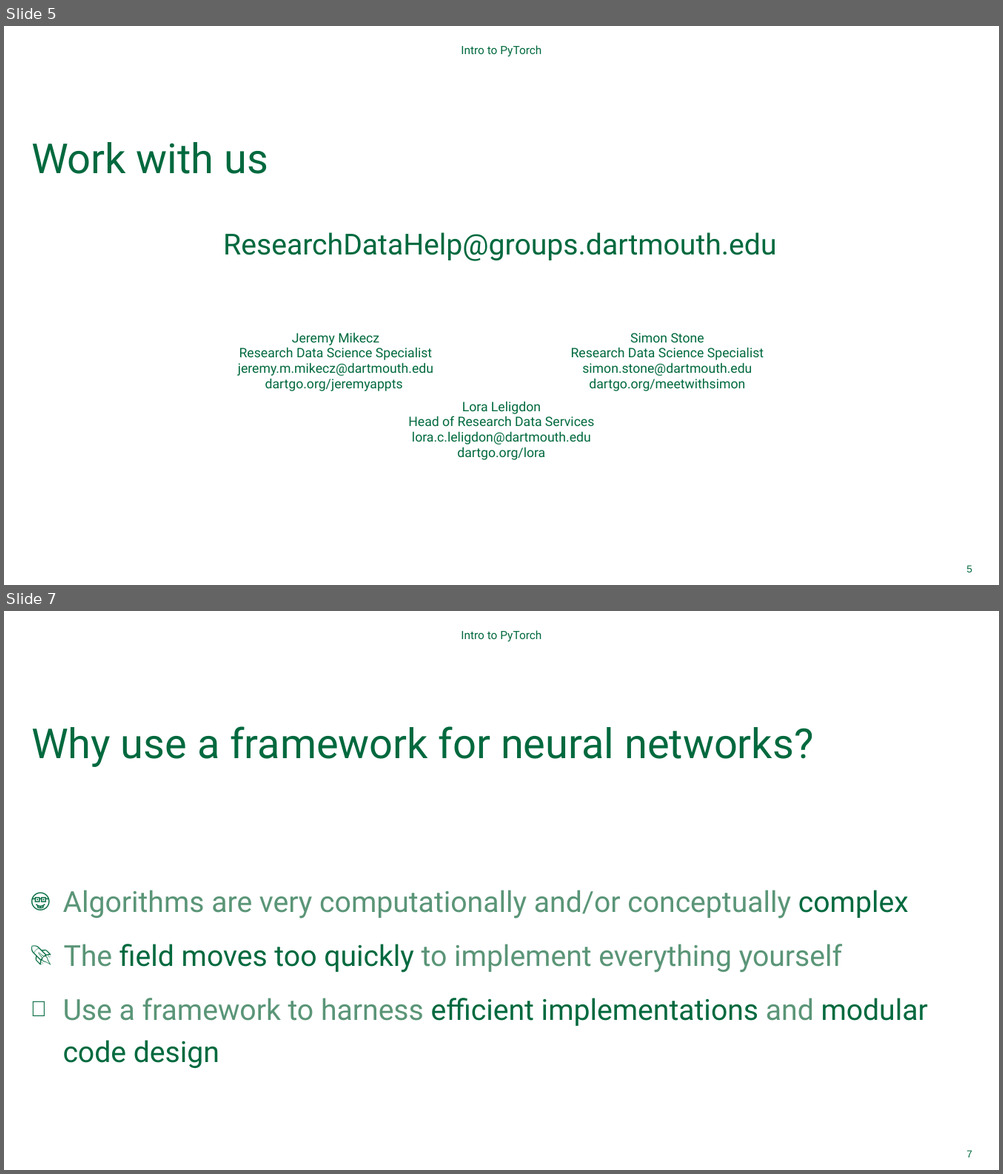
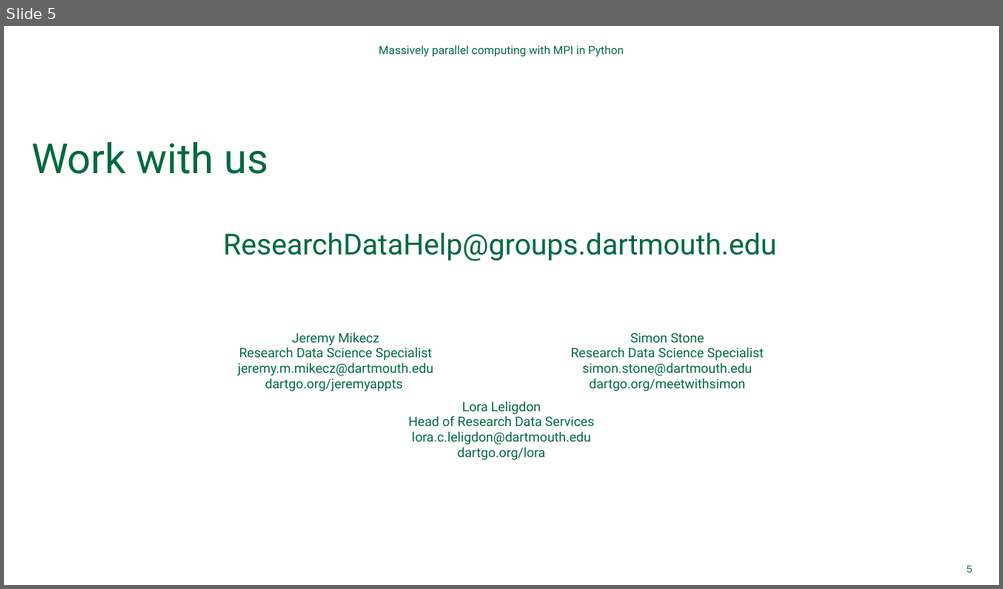
Before and after one commit to Dartmouth-Libraries/distributed-computing-with-python-and-mpi, a slide deck: ppt/Distributed-Computing-with-MPI.pptx. Shown one above the other, each under a label of ours: slides 5 and 7 before the commit, slide 5 after it; the slides between them are not shown. The pictures are 1003x1174 and 1003x589 pixels, drawn with LibreOffice and Linux fonts; fonts in the diff are those of the drawing; background and template pictures are left out. Boxes give left, top, right and bottom in pixels: in the first picture for what was removed or moved away, otherwise in the second. Text is boxed around its words. In the diff, an @@ line names an element or a change of style, - is before the commit and + after.

```diff
--- a/ppt/Distributed-Computing-with-MPI.pptx
+++ b/ppt/Distributed-Computing-with-MPI.pptx
@@ slide 7 removed at (4, 611, 999, 1170), background #FFFFFF @@
@@ text removed at (461, 630, 541, 642) @@
-Intro to PyTorch
@@ title removed at (31, 726, 813, 767) @@
-Why use a framework for neural networks?
@@ text removed at (63, 890, 928, 1068) @@
-🤓 Algorithms are very computationally and/or conceptually complex
-🚀 The field moves too quickly to implement everything yourself
-🧩 Use a framework to harness efficient implementations and modular code design
@@ page number removed at (966, 1150, 972, 1158) @@
-7
@@ slide 5 changed as well @@
@@ text at (378, 45, 623, 57): text changed @@
-Intro to PyTorch
+Massively parallel computing with MPI in Python
```
Also in this commit, not shown: 7 other slides changed, 4 slides added, 2 other slides removed.
